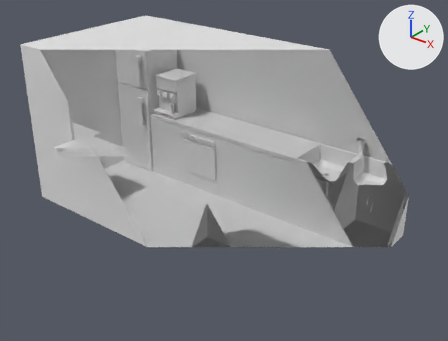
Before and after pictures for a commit that changed the Blender file Assets/Blend Files/Food Truck1.blend.
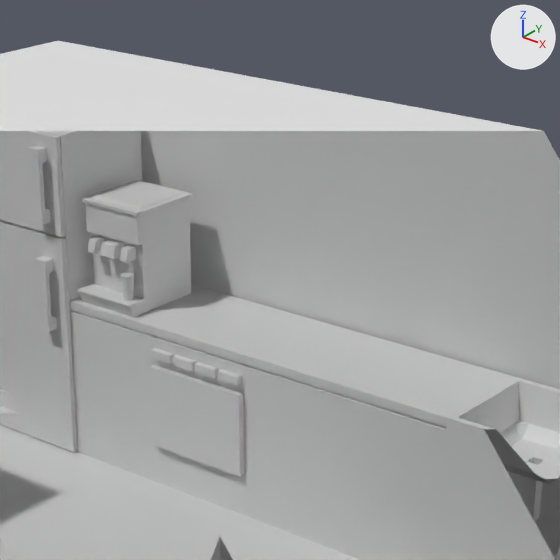
Each version appears first whole from a 50 mm lens placed at (4.27, -5.46, 4.08), pointed at (0.03, -0.16, 0.79), and next in a close-up on the part from 28% to 75% of the width and 0% to 62% of the height. The axes (+X, +Y, +Z) are drawn at upper right. The lights are the same throughout. Everything nearer to the camera than a plane just in front of the edit is cut away.

Names of what the first close-up shows: 'Counter 1', 'Counter 2', 'Counter 3', 'Counter 4', 'DrinkMachine', 'Food Truck', 'FreezerDoor', 'FridgeDoor', 'Left Sink', 'Oven Door', 'Refrigerator'.
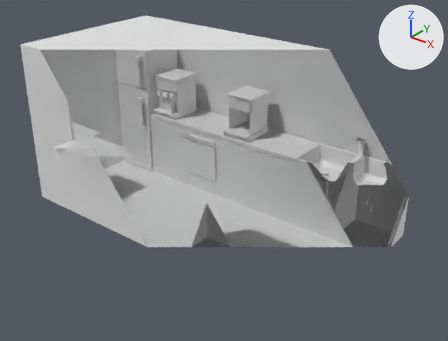
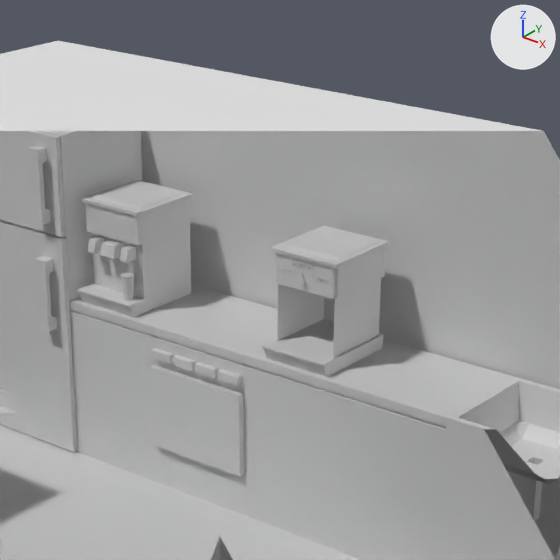
The change in detail:
Mesh me_cube_007 is new.
It has 754 vertices, 719 faces and spans x -0.203..0.203, y -0.311..0.202, z -0.287..0.297.
Faces by material slot: [711, 8].
It uses material mat_material (its picture is missing).
It uses material mat_ovendoor (its picture is missing).
Mesh me_text_001 is new.
It has 356 vertices, 514 faces and spans x 0.0025..0.1242, y 0.01..0.0136, z -0.0003..0.0229.
It uses material mat_material (its picture is missing).
Mesh me_text_002 is new.
It has 450 vertices, 663 faces and spans x 0.0025..0.0998, y 0.01..0.0136, z -0.0003..0.0232.
It uses material mat_material (its picture is missing).
Object 'Medium' (ob_medium) is new; it shows me_text_001.
Its parent is ob_shrinkmachine.
Its matrix parent inverse is Matrix(((1.0, 0.0, 0.0, 0.279), (0.0, 1.0, 0.0, -0.75), (0.0, 0.0, 1.0, -1.194), (0.0, 0.0, 0.0, 1.0))).
Its location is (-0.351, 0.514, 1.417).
Object 'Shrinkmachine' (ob_shrinkmachine) is new; it shows me_cube_007.
Its location is (-0.279, 0.75, 1.194).
Object 'Large' (ob_large) is new; it shows me_text_002.
Its parent is ob_shrinkmachine.
Its matrix parent inverse is Matrix(((1.0, 0.0, 0.0, 0.279), (0.0, 1.0, 0.0, -0.75), (0.0, 0.0, 1.0, -1.194), (0.0, 0.0, 0.0, 1.0))).
Its location is (-0.229, 0.514, 1.367).

What differs and where, as boxes [x1, y1, x2, y2] in the close-ups (560 x 560 px):
'Shrinkmachine', added: after [262, 226, 389, 377]
    faces in mat_material (its picture is missing): [262, 226, 389, 377]
    faces in mat_ovendoor (its picture is missing): [277, 278, 381, 357]
'Medium', added: after [292, 261, 313, 270]
'Large', added: after [312, 276, 329, 285]
